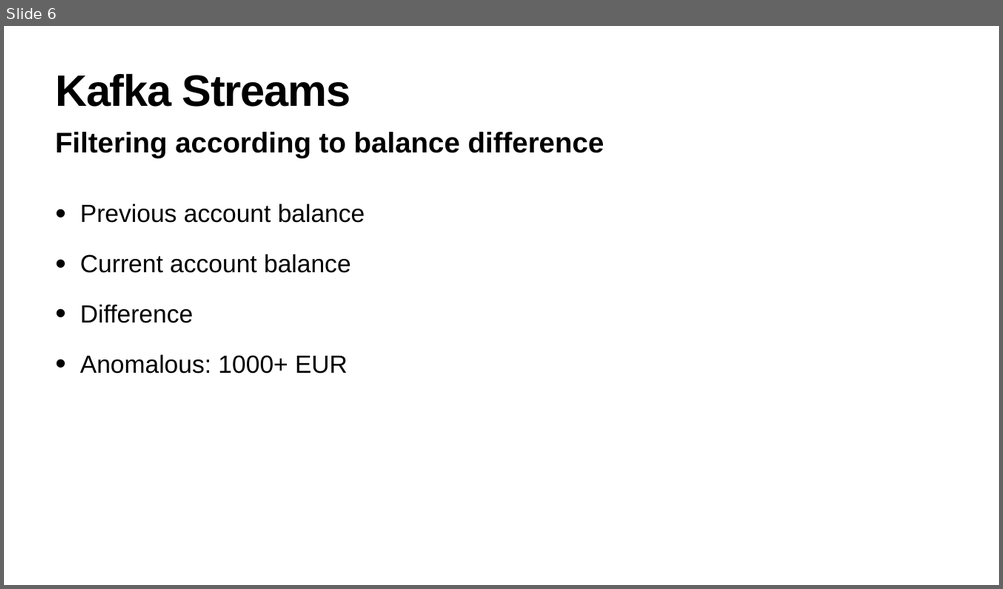
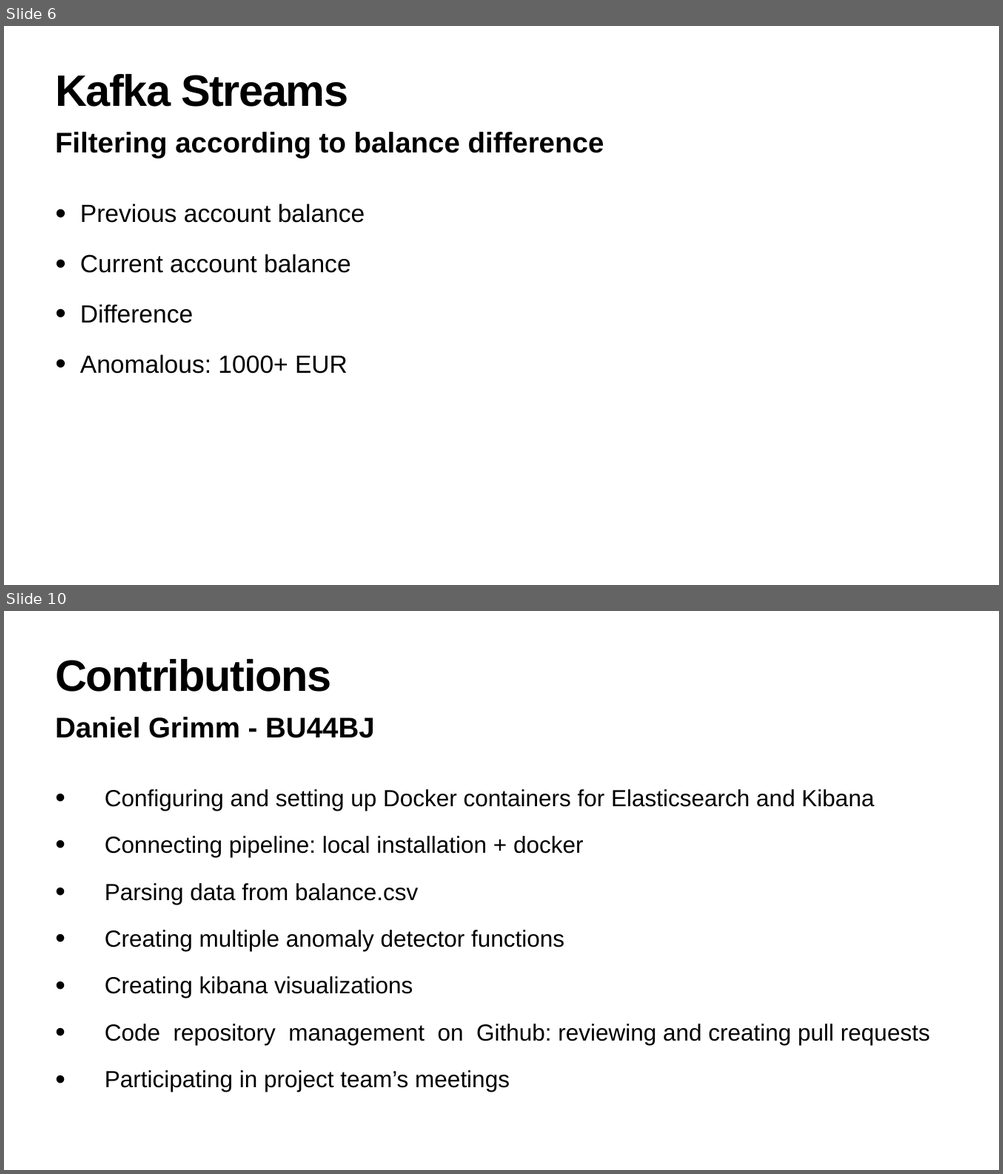
Before and after one commit to JoeRakhimov/AnomalyDetection, a slide deck: report/presentation.pptx. Shown one above the other, each under a label of ours: slide 6 before the commit, slides 6 and 10 after it; the slides between them are not shown. The pictures are 1003x589 and 1003x1174 pixels, drawn with LibreOffice and Linux fonts; fonts in the diff are those of the drawing. Boxes give left, top, right and bottom in pixels: in the first picture for what was removed or moved away, otherwise in the second. Text is boxed around its words. In the diff, an @@ line names an element or a change of style, - is before the commit and + after.

```diff
--- a/report/presentation.pptx
+++ b/report/presentation.pptx
@@ slide 10 added at <box>4,611,999,1170</box>, background #FFFFFF @@
@@ title added at <box>55,659,331,692</box>, 85 pt, text #000000, bold @@
+Contributions
@@ text added at <box>55,717,375,738</box>, 55 pt, text #000000, bold @@
+Daniel Grimm - BU44BJ
@@ text added at <box>105,789,930,1092</box>, 45 pt, text #000000 @@
+• Configuring and setting up Docker containers for Elasticsearch and Kibana
+• Connecting pipeline: local installation + docker
+• Parsing data from balance.csv
+• Creating multiple anomaly detector functions
+• Creating kibana visualizations
+• Code repository management on Github: reviewing and creating pull requests
+• Participating in project team’s meetings
@@ slide 6 changed as well @@
@@ title "Kafka Streams" at <box>55,74,348,107</box>: letter spacing -1.7 to -2 pt @@
```
Also in this commit, not shown: 5 other slides changed, 5 other slides added, 2 other files.
